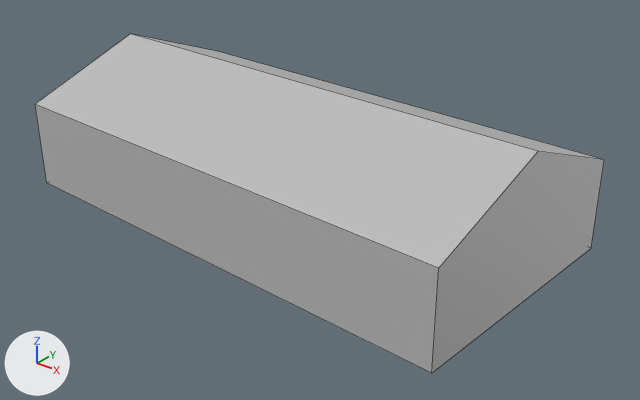
Before and after pictures for a commit that changed the FBX model Assets/Models/Casas varias/Casa_12.fbx.
One viewpoint serves both versions: a 50 mm lens placed at (0.23, -0.273, 0.169), pointed at (0.014, -0.002, 0.001). Lighting does not change. The marker at lower left points along +X, +Y and +Z. The older version comes first. Mesh edges are drawn as thin lines. Where no turn or scale is listed for an object, it has been applied to the vertices.

In view in the first picture: 'Casa_12'.
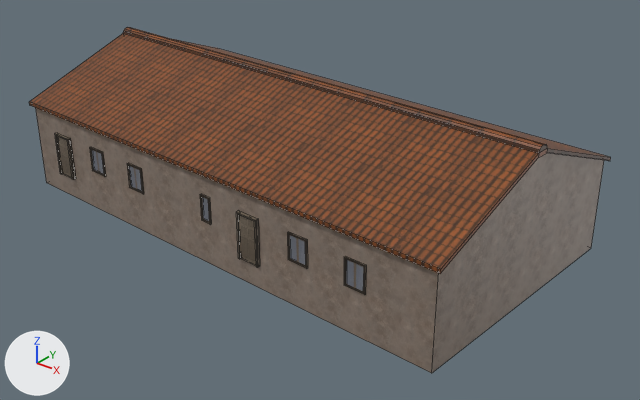
What differs and where, as boxes (x1, y1, x2, y2) in the pictures (640 x 400 px):
'Casa_12', reshaped
    before: (35, 34, 604, 373)
    after: (29, 27, 611, 373)
part 1 of me_mesh, built on
    before: (35, 34, 604, 373)
    after: (29, 27, 611, 373)
part 2 of me_mesh, recoloured (grey to brown)
    both: (35, 108, 439, 373)

What the commit changed:
Picture 'Detalles_casas.tga' (img_detalles_casas_tga) is new.
Picture 'textura_tejados_exterior.tga' (img_textura_tejados_exterior_tga) is new.
Picture 'textura_pared_estuco.tga' (img_textura_pared_estuco_tga) is new.
Material 'Mat_Detalles_casas' (mat_mat_detalles_casas) is new.
Its texture is img_detalles_casas_tga.
Material 'Mat_tejados_exterior' (mat_mat_tejados_exterior) is new.
Its texture is img_textura_tejados_exterior_tga.
Material 'Mat_pared_estuco' (mat_mat_pared_estuco) is new.
Its texture is img_textura_pared_estuco_tga.
me_mesh is used by ob_casa_12; location (0.0, 0.0, 0.0).
me_mesh had 10 vertices, 6 faces and spanned x -0.116..0.116, y -0.063..0.063, z -0.01..0.051.
me_mesh now has 374 vertices, 280 faces and spans x -0.118..0.118, y -0.065..0.065, z -0.01..0.055.
me_mesh part 1: 2 vertices removed from x -0.113..0.113, y -0.006..0.006, z 0.051; 366 vertices added at x -0.118..0.118, y -0.065..0.065, z 0.0..0.055.
me_mesh part 2: 2 faces spanning x -0.116..0.116, y -0.063..0.063, z -0.01..0.03 switch from mat_lambert1 (grey #bcbcbc) to mat_mat_pared_estuco (picture img_textura_pared_estuco_tga).
me_mesh gains material mat_mat_tejados_exterior (picture img_textura_tejados_exterior_tga).
me_mesh gains material mat_mat_detalles_casas (picture img_detalles_casas_tga).
